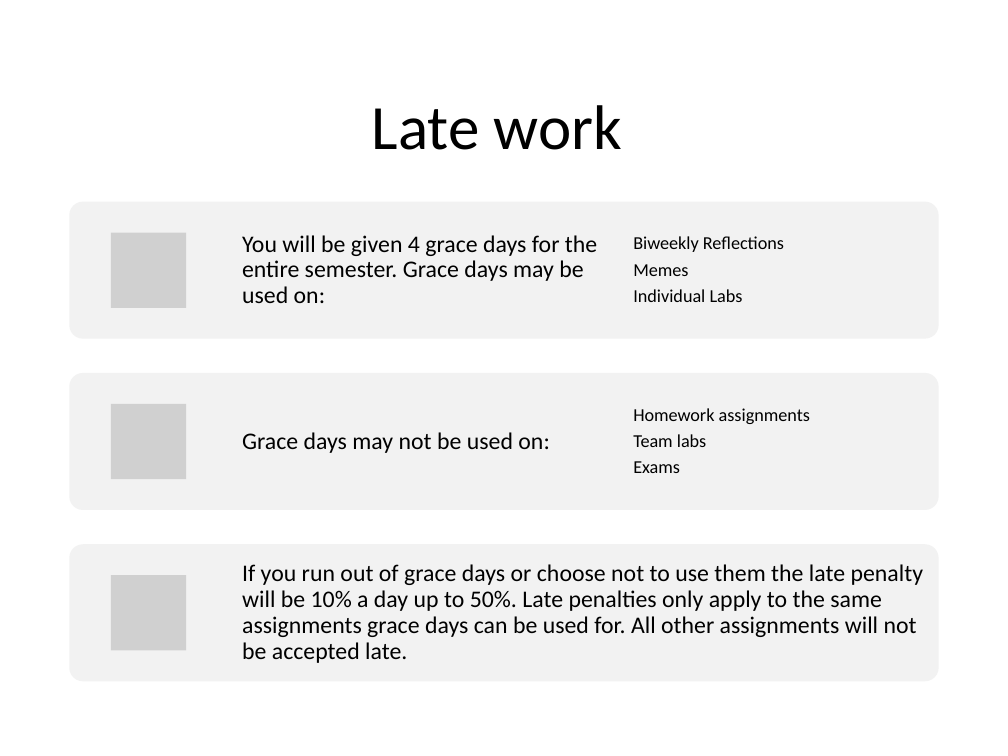
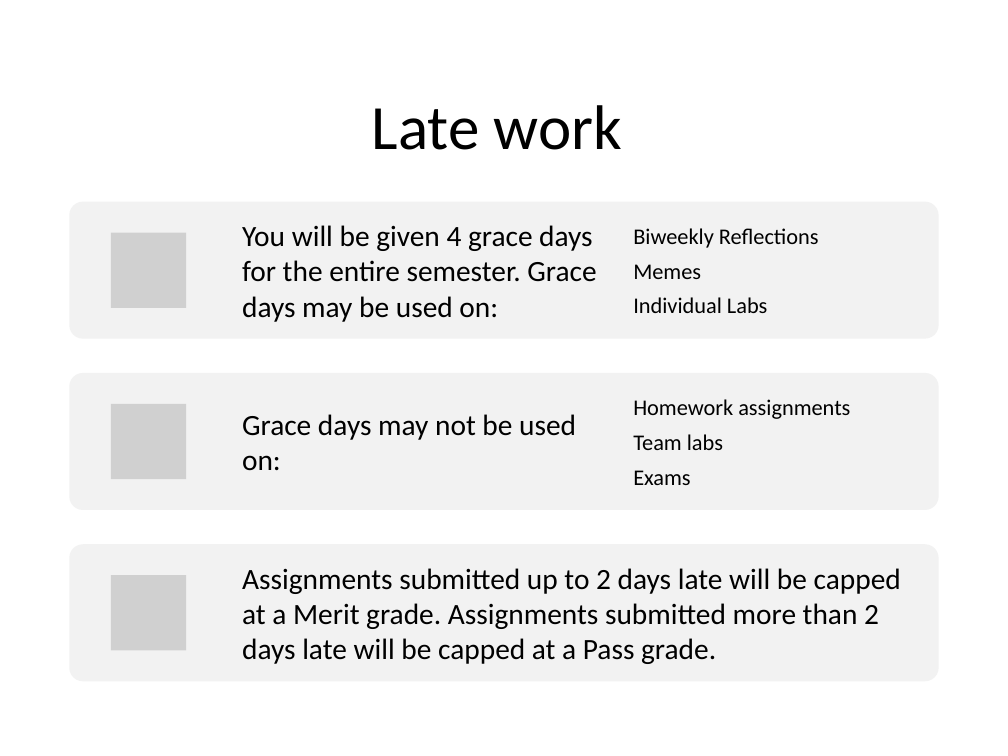
Before and after one commit to BYU-ITC-515R-ACT/byu-itc-515r-act.github.io, a slide deck: slide 8 of lectureSlides/lecture1.pptx. Drawn at 1008x756 pixels with LibreOffice and Linux fonts; fonts in the diff are those of the drawing; grey boxes stand for pictures. Boxes give left, top, right and bottom in pixels: in the first picture for what was removed or moved away, otherwise in the second. Text is boxed around its words. In the diff, an @@ line names an element or a change of style, - is before the commit and + after.

Commit message:
late policy update

```diff
--- a/lectureSlides/lecture1.pptx
+++ b/lectureSlides/lecture1.pptx
@@ text "You will be given 4 ..." at (242,225,596,322): size 17 to 21 pt; line spacing 0.9 to 1; more space between paragraphs @@
@@ text "Biweekly Reflections" at (633,228,819,313): size 13 to 16 pt; line spacing 0.9 to 1; more space between paragraphs @@
@@ text "Grace days may not be ..." at (242,414,576,471): size 17 to 21 pt; line spacing 0.9 to 1; more space between paragraphs @@
@@ text "Homework assignments" at (633,399,850,485): size 13 to 16 pt; line spacing 0.9 to 1; more space between paragraphs @@
@@ text at (242,568,901,664): text changed; size 17 to 21 pt @@
-If you run out of grace days or choose not to use them the late penalty will be 10% a day up to 50%. Late penalties only apply to the same assignments grace days can be used for. All other assignments will not be accepted late.
+Assignments submitted up to 2 days late will be capped at a Merit grade. Assignments submitted more than 2 days late will be capped at a Pass grade.
```
Also in this commit, not shown: 1 other slide changed.
